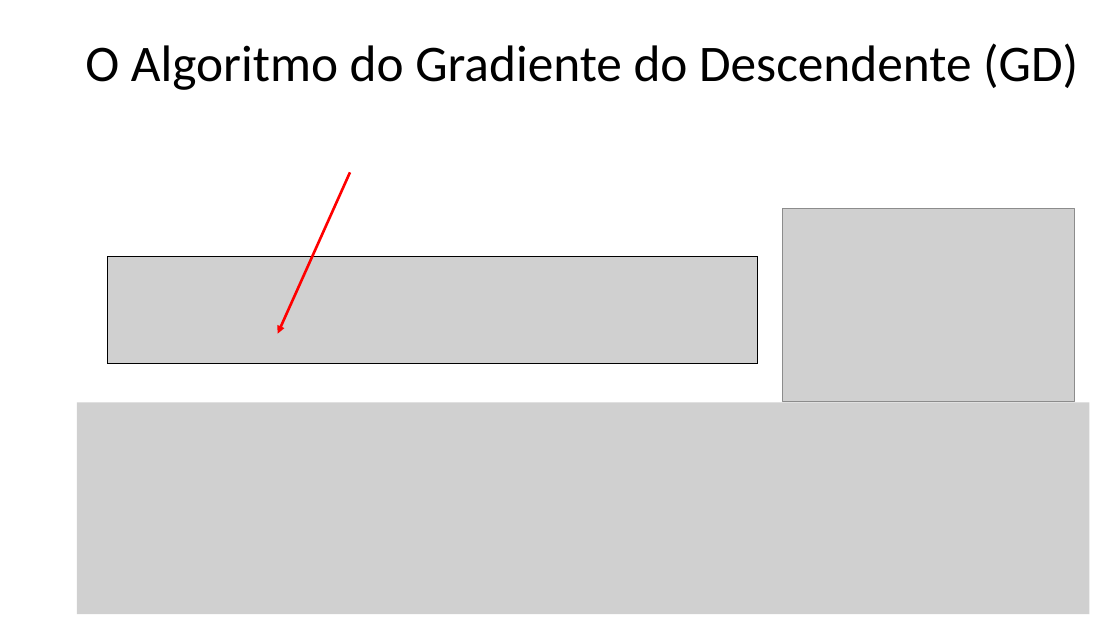
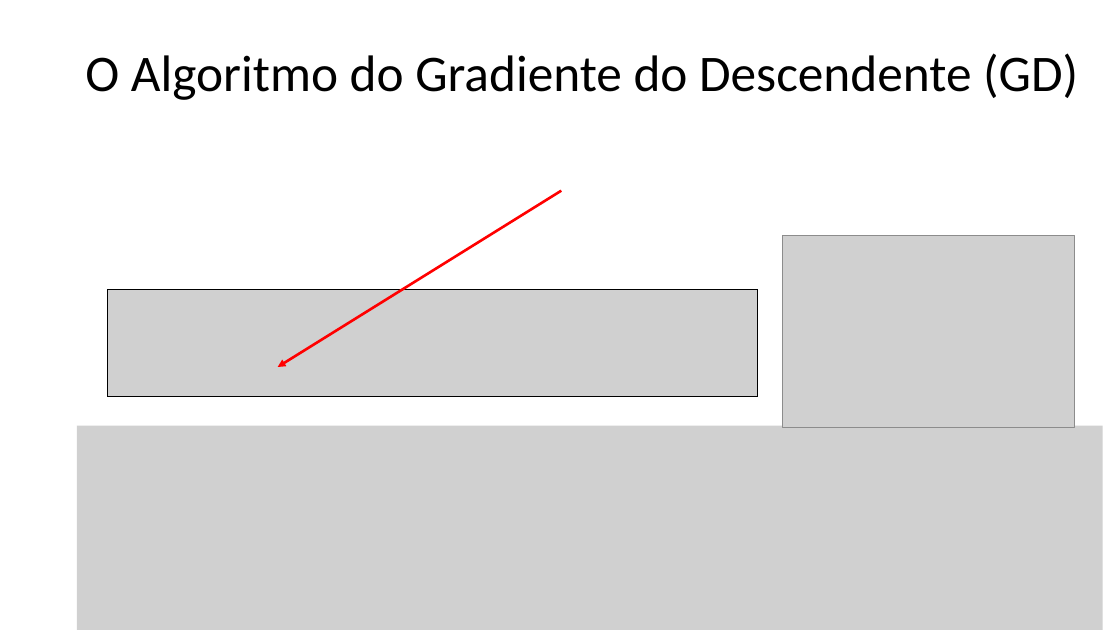
Before and after one commit to zz4fap/t319_aprendizado_de_maquina, a slide deck: slide 7 of slides/T319_Regressão_Linear (Parte II).pptx. Drawn at 1120x630 pixels with LibreOffice and Linux fonts; fonts in the diff are those of the drawing; grey boxes stand for pictures. Boxes give left, top, right and bottom in pixels: in the first picture for what was removed or moved away, otherwise in the second. Text is boxed around its words. In the diff, an @@ line names an element or a change of style, - is before the commit and + after.

```diff
--- a/slides/T319_Regressão_Linear (Parte II).pptx
+++ b/slides/T319_Regressão_Linear (Parte II).pptx
@@ title "O Algoritmo do Gradiente do ...": place and size @@
-title "O Algoritmo do Gradiente do ..." at [85, 43, 1078, 90]
+title "O Algoritmo do Gradiente do ..." at [85, 53, 1078, 100]
@@ arrow moved from (350, 172) - (278, 334) to (561, 191) - (278, 367) @@
@@ picture: place and size @@
-picture at [782, 208, 1075, 401]
+picture at [782, 235, 1075, 428]
@@ picture: place and size @@
-picture at [108, 256, 757, 363]
+picture at [108, 290, 757, 397]
@@ picture: place and size @@
-picture at [77, 402, 1090, 614]
+picture at [77, 426, 1103, 630]
```
Also in this commit, not shown: 7 other slides changed, 4 other files.
